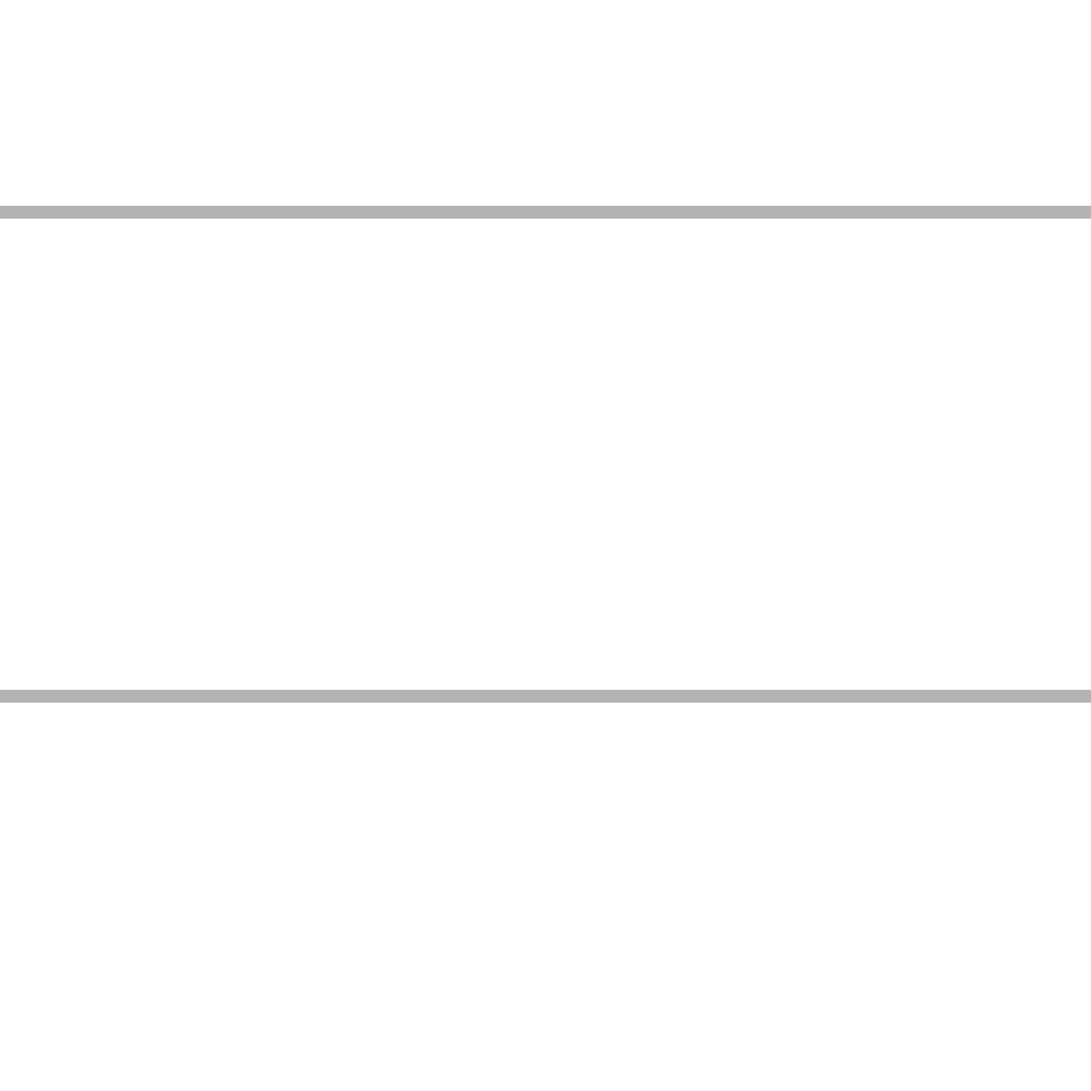
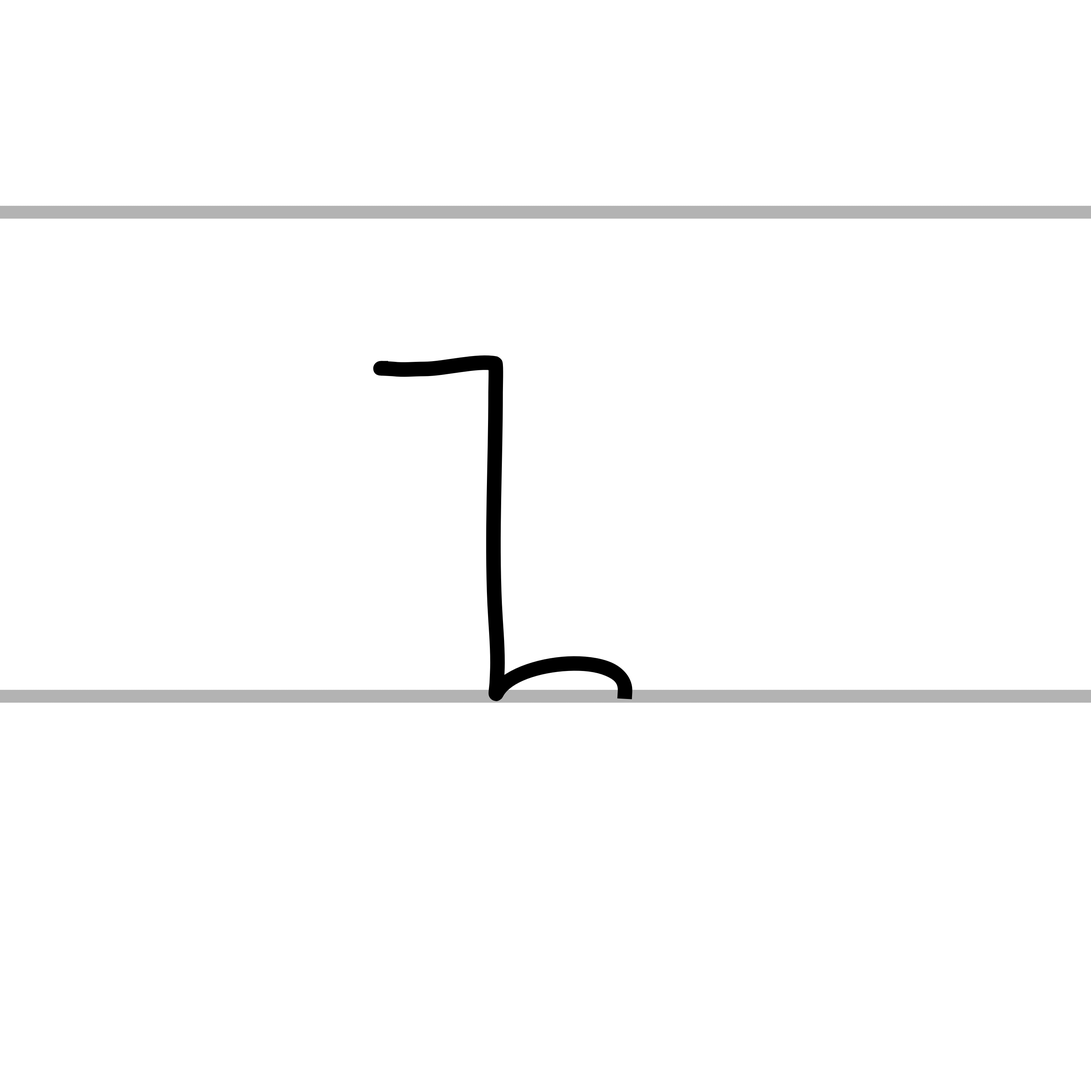
Before/after of a 1091x1091 layered artwork. What changed in the layer stack:
painted on "Paint Layer 1" (2nd of 2) over box(373, 355, 633, 702)
